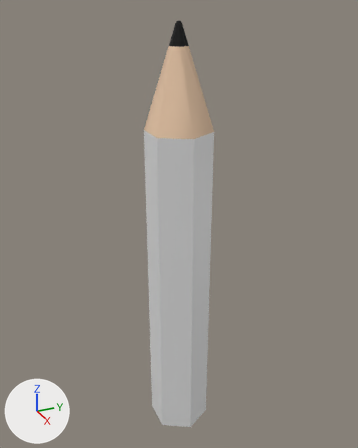
An edit to the FBX model Assets/Models/New_pencile_whole.fbx, drawn before and after from the same camera.
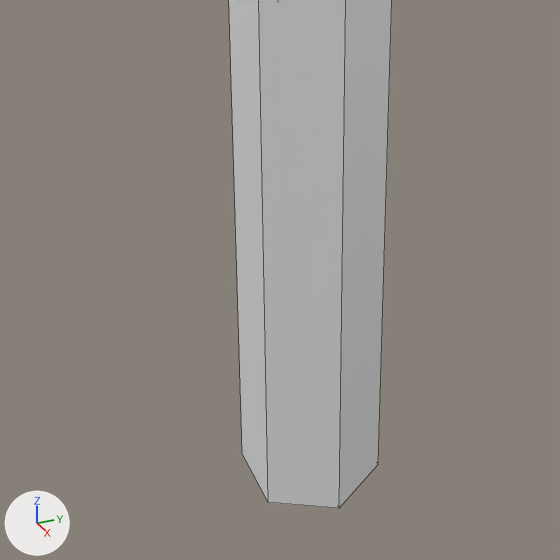
There are two pictures of each version: one whole from a camera (50 mm lens) standing at (12.44, -5.59, 13.54) and looking at (-0.28, 0.13, 7.18), one close up on the part from 16% to 78% of the width and 50% to 100% of the height. The lights are fixed; the arrows at lower left show +X, +Y and +Z. The close-ups show mesh edges as thin lines. Where no turn or scale is listed for an object, it has been applied to the vertices.

In view in the first close-up: 'Pencil_whole.001'.
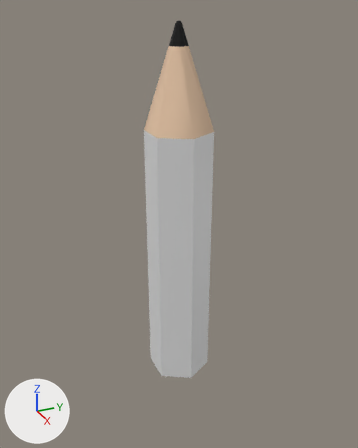
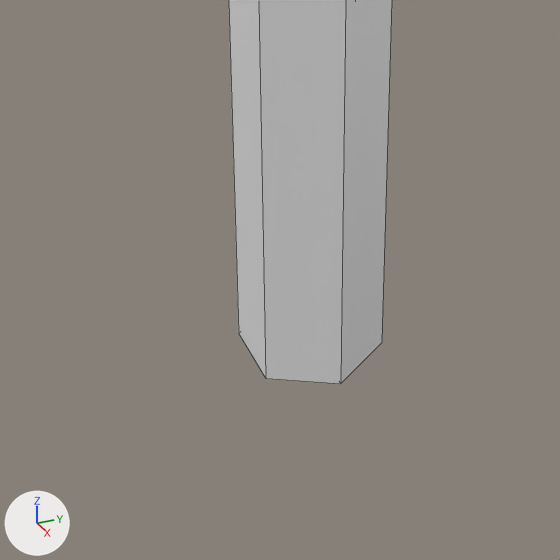
The newer file is also turned or shifted as a whole; pictures and numbers use the older file's frame.

Scene script edits in JSON lines:
```json
{"op": "add", "block": "mat_pencil_inner_mat", "code": ["mat_pencil_inner_mat = principled_material('Pencil_inner_mat')", "mat_pencil_inner_mat.base_color = (0.233, 0.233, 0.233)  # grey #858585"]}
{"block": "me_cylinder_007", "where": "me_cylinder_007.from_pydata(...)  # 36 vertices, 34 faces; spans x -0.98..0.98, y -0.85..0.85, z 0.0..13.0"}
{"block": "me_cylinder_007", "where": "# used by ob_pencil_whole_001; location = (0.0, 0.0, 0.0)"}
{"block": "me_cylinder_007", "where": "# before: 0 (0.98, 0.0, 0.0) at pixel (339, 508), 1 (0.49, -0.85, 0.0) at pixel (268, 502), 2 (-0.49, -0.85, 0.0) at pixel (242, 453), 3 (-0.98, 0.0, 0.0), 4 (-0.49, 0.85, 0.0)"}
{"block": "me_cylinder_007", "where": "# before: 5 (0.49, 0.85, 0.0) at pixel (378, 464)"}
{"block": "me_cylinder_007", "change": "me_cylinder_007 part 1"}
{"op": "add", "block": "me_cylinder_007", "code": "for i in [*range(0, 6)]: me_cylinder_007.vertices[i].co += Vector((0.0, 0.0, 2.18))"}
{"op": "add", "block": "me_cylinder_007", "code": "me_cylinder_007.materials.append(mat_pencil_inner_mat)  # grey #858585"}
```

What differs and where, as boxes [x1, y1, x2, y2] in the close-ups (560 x 560 px):
```json
{"object": "Pencil_whole.001", "change": "reshaped", "before": [229, 0, 392, 508], "after": [229, 0, 392, 384]}
```
